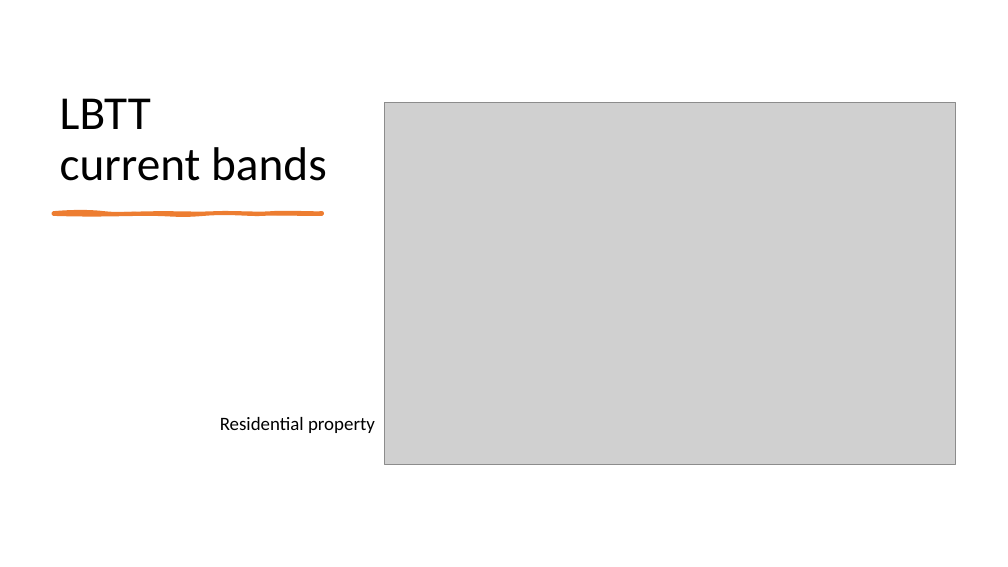
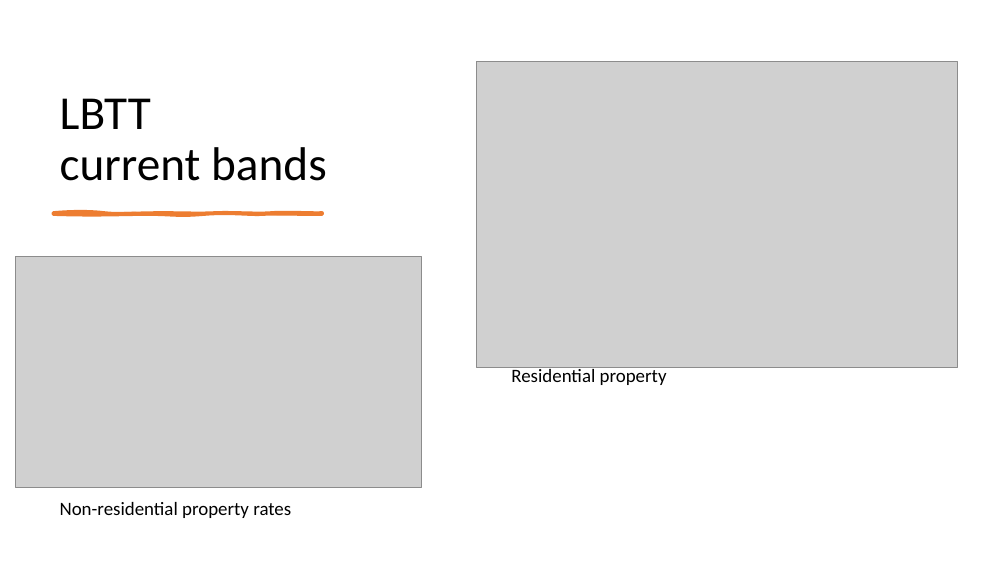
Before and after one commit to ksenia-5/tax_calculator, a slide deck: slide 4 of presentation/Presentation1.pptx. Drawn at 1008x567 pixels with LibreOffice and Linux fonts; fonts in the diff are those of the drawing; grey boxes stand for pictures. Boxes give left, top, right and bottom in pixels: in the first picture for what was removed or moved away, otherwise in the second. Text is boxed around its words. In the diff, an @@ line names an element or a change of style, - is before the commit and + after.

```diff
--- a/presentation/Presentation1.pptx
+++ b/presentation/Presentation1.pptx
@@ picture: place and size @@
-picture at (385, 102, 956, 464)
+picture at (476, 61, 957, 367)
@@ picture added at (16, 256, 422, 487) @@
@@ text "Residential property": place and size @@
-text "Residential property" at (220, 417, 375, 433)
+text "Residential property" at (511, 366, 667, 385)
@@ text added at (60, 502, 291, 518), 18 pt, text #000000 @@
+Non-residential property rates
```
Also in this commit, not shown: 1 other slide changed, 1 slide added.
